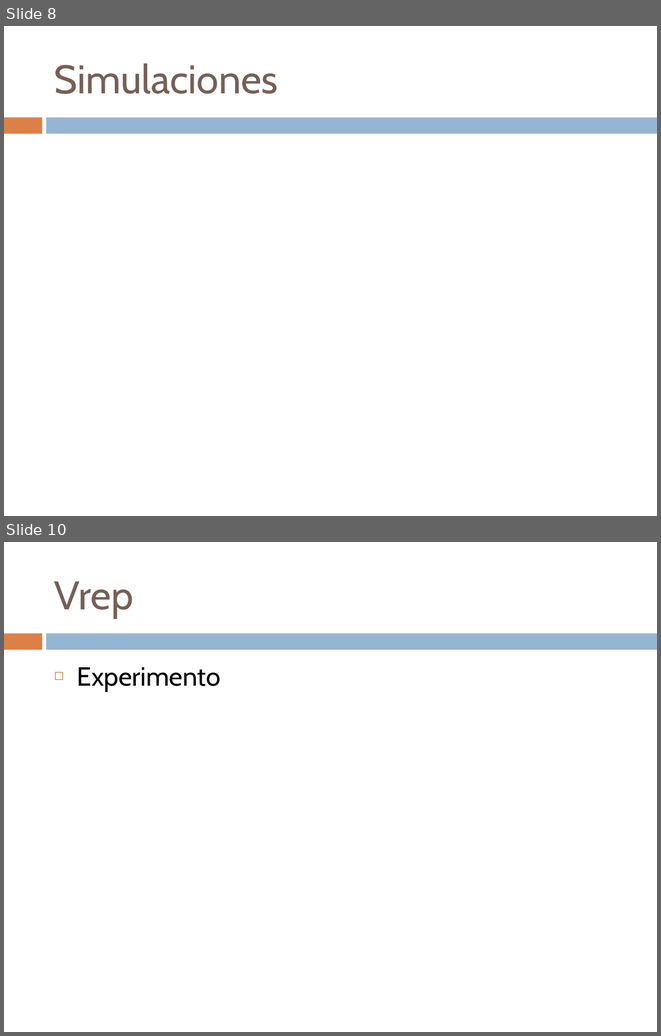
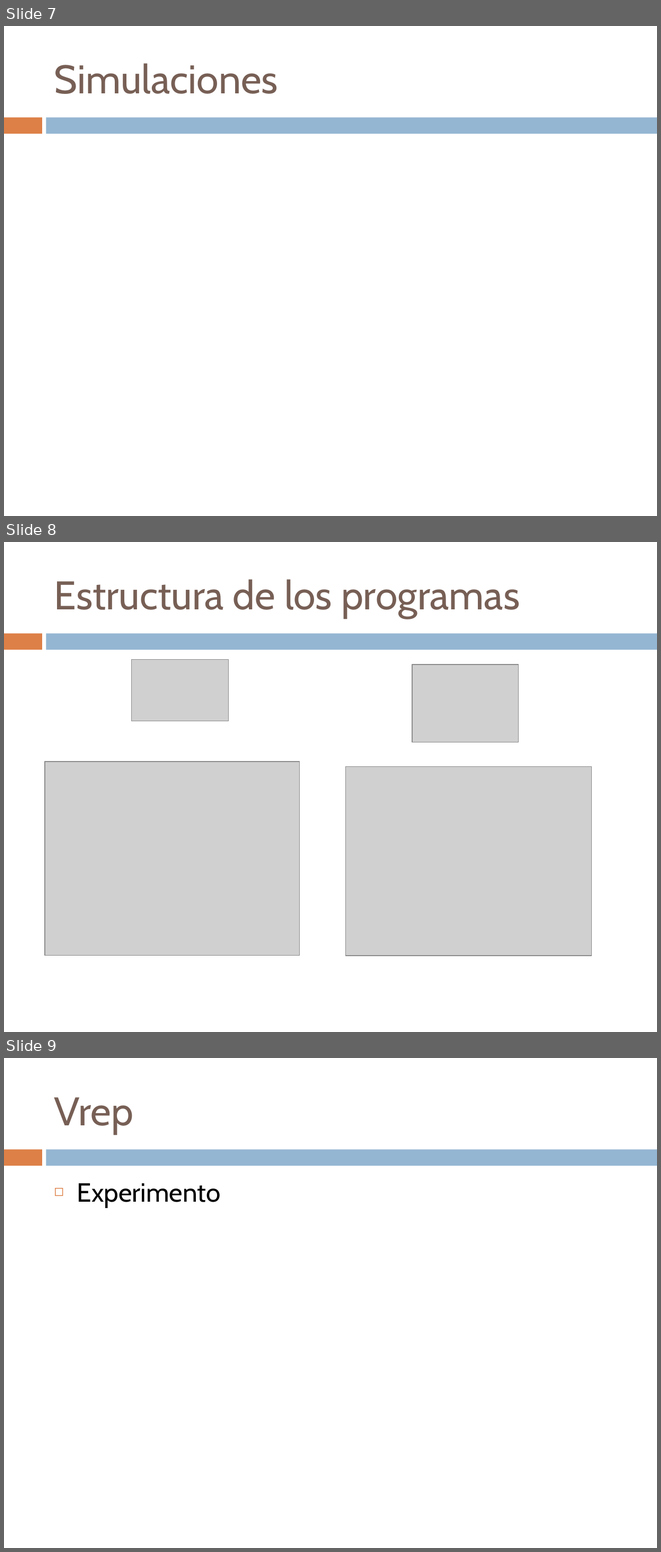
Before and after one commit to Bardo91/PFC, a slide deck: presentation.pptx. Shown one above the other, each under a label of ours: slides 8 and 10 before the commit, slides 7, 8 and 9 after it; the slides between them are not shown. The pictures are 661x1036 and 661x1552 pixels, drawn with LibreOffice and Linux fonts; fonts in the diff are those of the drawing; grey boxes stand for pictures. Boxes give left, top, right and bottom in pixels: in the first picture for what was removed or moved away, otherwise in the second. Text is boxed around its words. In the diff, an @@ line names an element or a change of style, - is before the commit and + after.

```diff
--- a/presentation.pptx
+++ b/presentation.pptx
@@ slide 8 added at bbox=[4, 542, 657, 1032], background #FFFFFF; not listed: 2 template elements that a slide beside it also shows @@
@@ title added at bbox=[54, 579, 520, 618], 44 pt, text #775F55 @@
+Estructura de los programas
@@ picture added at bbox=[131, 660, 228, 722] @@
@@ picture added at bbox=[412, 664, 519, 742] @@
@@ picture added at bbox=[44, 761, 299, 955] @@
@@ picture added at bbox=[345, 767, 592, 955] @@
@@ what was slide 8 is now slide 7 @@
@@ what was slide 10 is now slide 9 @@
```
Also in this commit, not shown: 3 slides changed, 2 other slides added, 4 slides removed.
